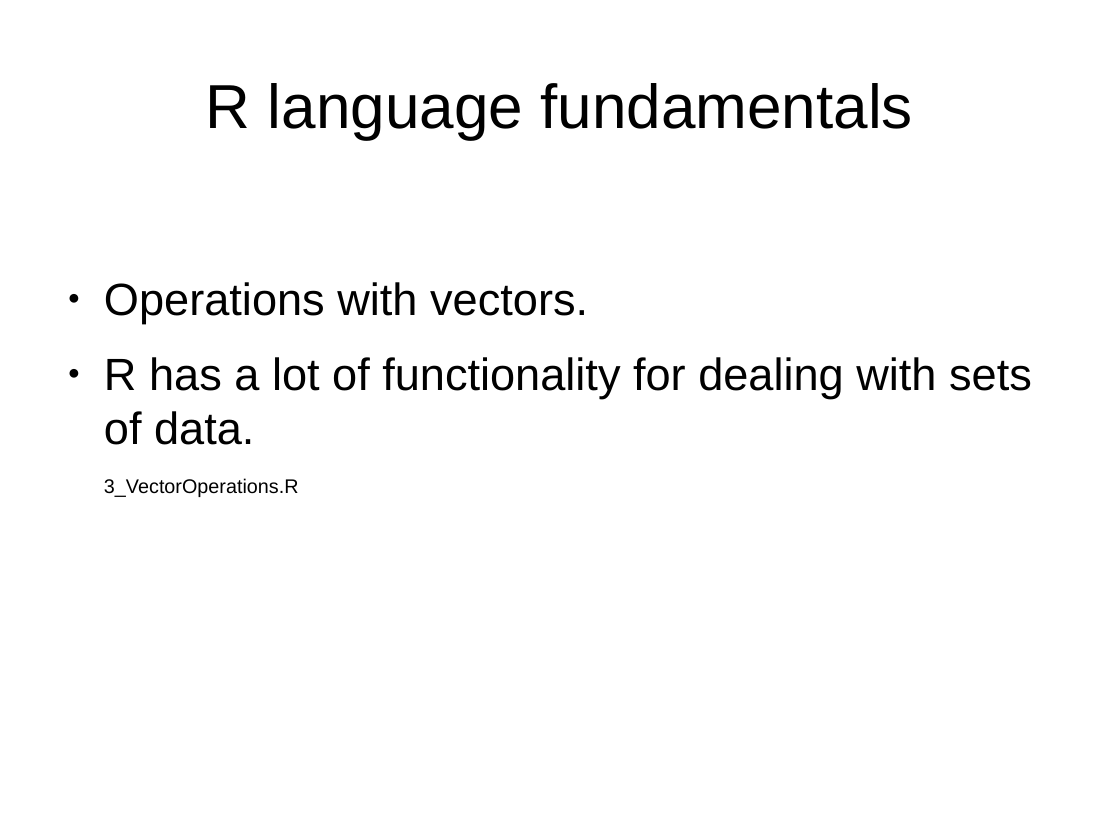
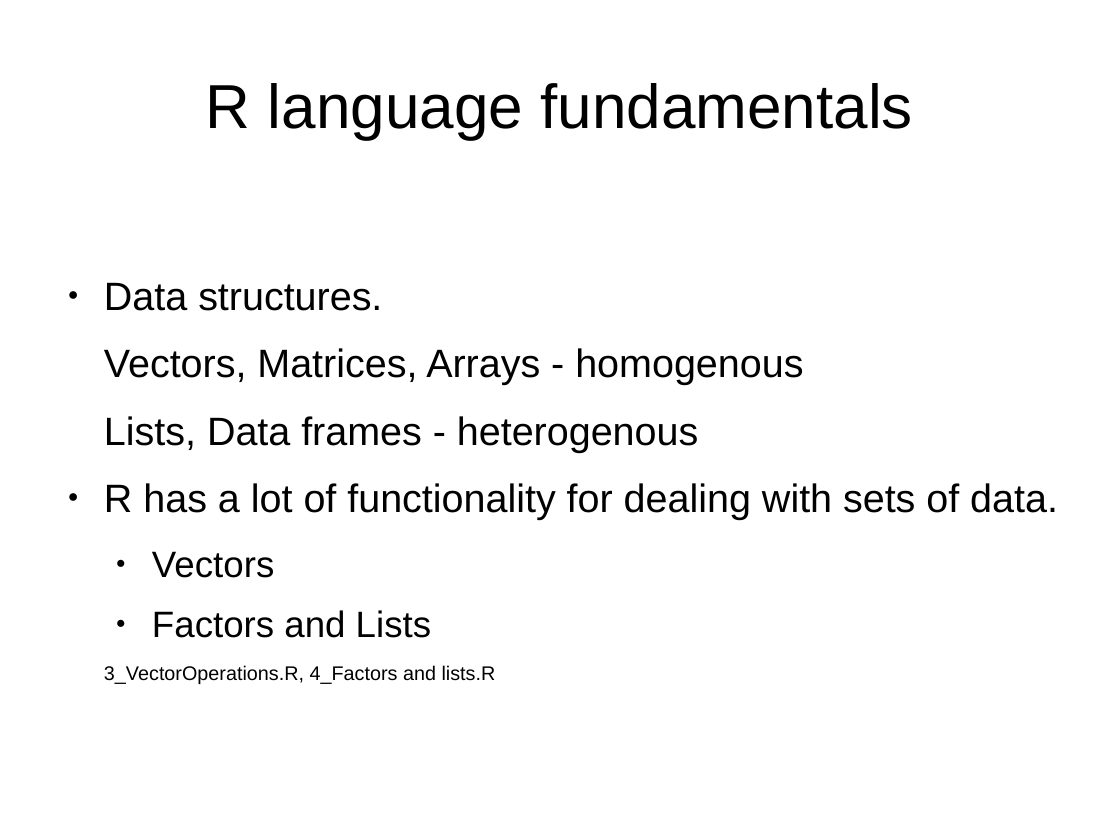
Before and after one commit to Johnny-Blue/R, a slide deck: slide 20 of R.odp. Drawn at 1120x840 pixels with LibreOffice and Linux fonts; fonts in the diff are those of the drawing. Boxes give left, top, right and bottom in pixels: in the first picture for what was removed or moved away, otherwise in the second. Text is boxed around its words. In the diff, an @@ line names an element or a change of style, - is before the commit and + after.

```diff
--- a/R.odp
+++ b/R.odp
@@ text at box(104, 282, 803, 452): text changed; size 32 to 28 pt @@
-● Operations with vectors.
+● Data structures.
+Vectors, Matrices, Arrays - homogenous
+Lists, Data frames - heterogenous
@@ text at box(104, 483, 1058, 520): size 32 to 28 pt in "R has a lot of functionality for ..." @@
@@ text at box(104, 551, 496, 684): text changed @@
-3_VectorOperations.R
+  ● Vectors
+  ● Factors and Lists
+3_VectorOperations.R, 4_Factors and lists.R
```
Also in this commit, not shown: 3 other slides changed, 5 slides added, 8 other files.
